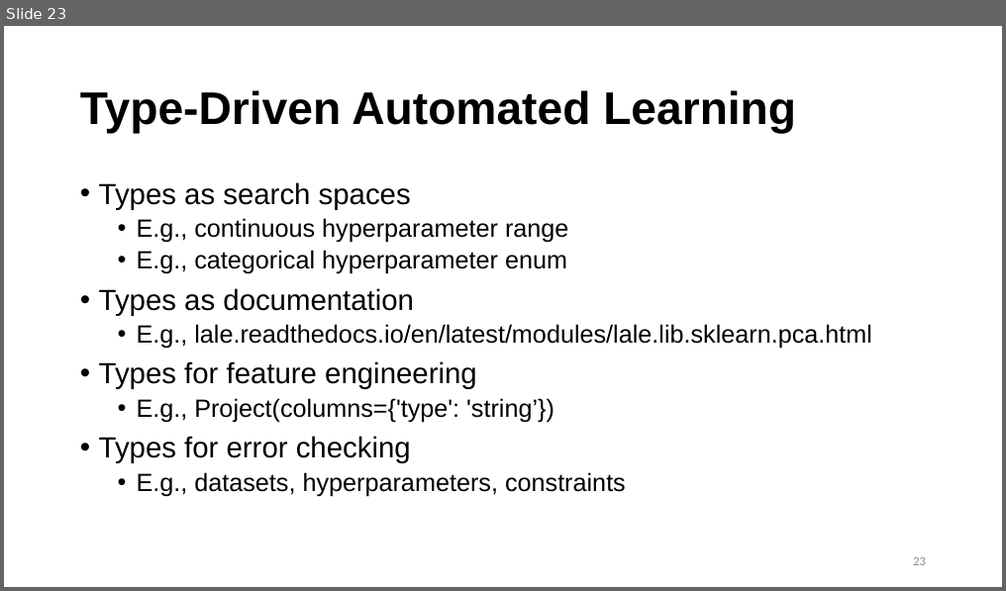
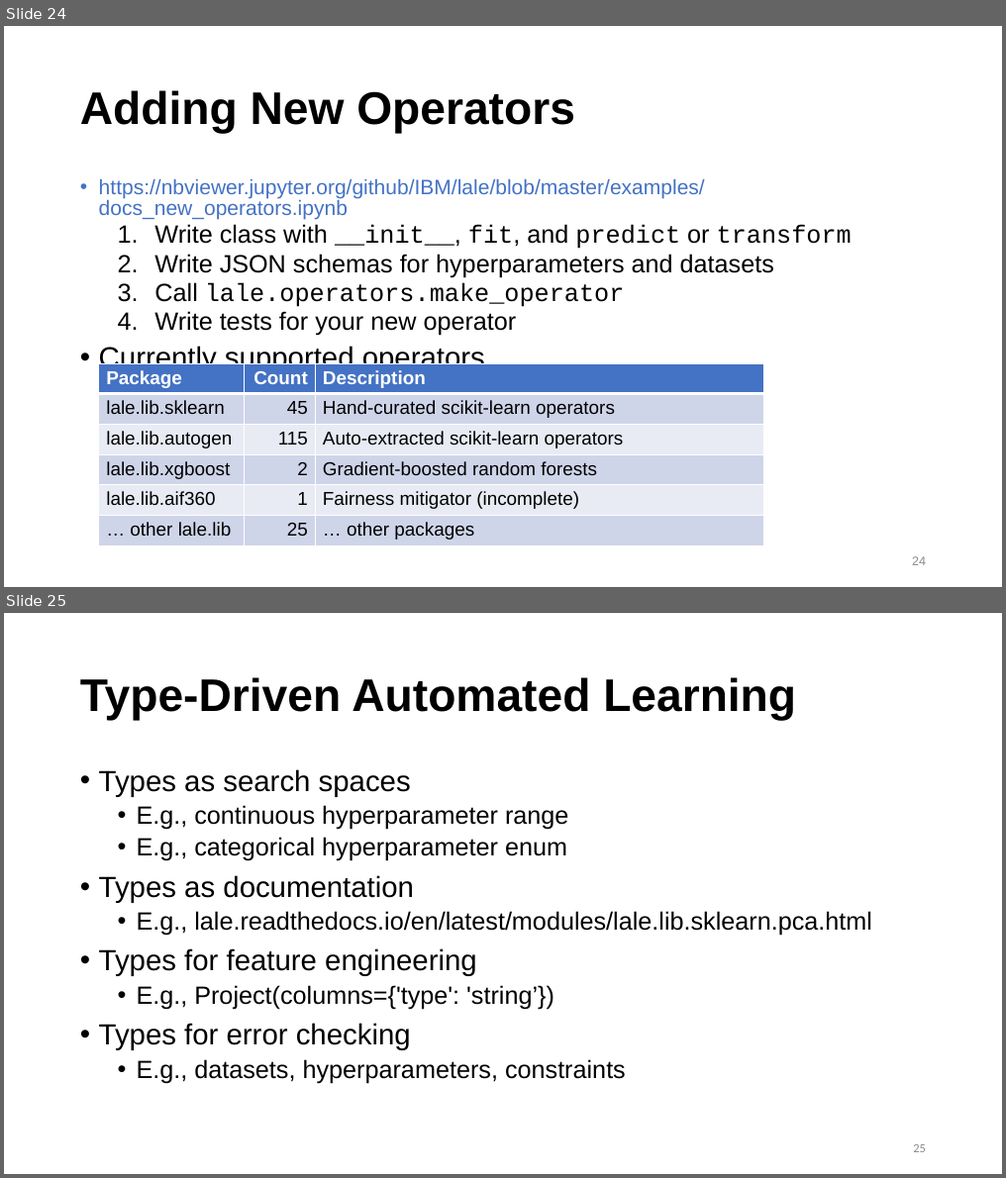
Before and after one commit to IBM/lale, a slide deck: talks/2020-0409-lale.pptx. Shown one above the other, each under a label of ours: slide 23 before the commit, slides 24 and 25 after it. The pictures are 1006x591 and 1006x1178 pixels, drawn with LibreOffice and Linux fonts; fonts in the diff are those of the drawing. Boxes give left, top, right and bottom in pixels: in the first picture for what was removed or moved away, otherwise in the second. Text is boxed around its words. In the diff, an @@ line names an element or a change of style, - is before the commit and + after.

```diff
--- a/talks/2020-0409-lale.pptx
+++ b/talks/2020-0409-lale.pptx
@@ slide 24 added at bbox=[4, 26, 1002, 587], background #FFFFFF @@
@@ title added at bbox=[80, 90, 575, 134], 44 pt, text #000000, bold @@
+Adding New Operators
@@ text added at bbox=[99, 178, 851, 373], 24 pt, text #000000 @@
+• https://nbviewer.jupyter.org/github/IBM/lale/blob/master/examples/docs_new_operators.ipynb
+  1. Write class with __init__, fit, and predict or transform
+  2. Write JSON schemas for hyperparameters and datasets
+  3. Call lale.operators.make_operator
+  4. Write tests for your new operator
+• Currently supported operators
@@ table added at bbox=[99, 364, 765, 546], 6 rows, 3 columns @@
+Package | Count | Description
+lale.lib.sklearn | 45 | Hand-curated scikit-learn operators
+lale.lib.autogen | 115 | Auto-extracted scikit-learn operators
+lale.lib.xgboost | 2 | Gradient-boosted random forests
+lale.lib.aif360 | 1 | Fairness mitigator (incomplete)
+… other lale.lib | 25 | … other packages
@@ page number added at bbox=[912, 557, 926, 566], 12 pt, text #8C8C8C @@
+24
@@ what was slide 23 is now slide 25 @@
```
Also in this commit, not shown: 8 slides changed, 1 other slide added, 1 other file.
